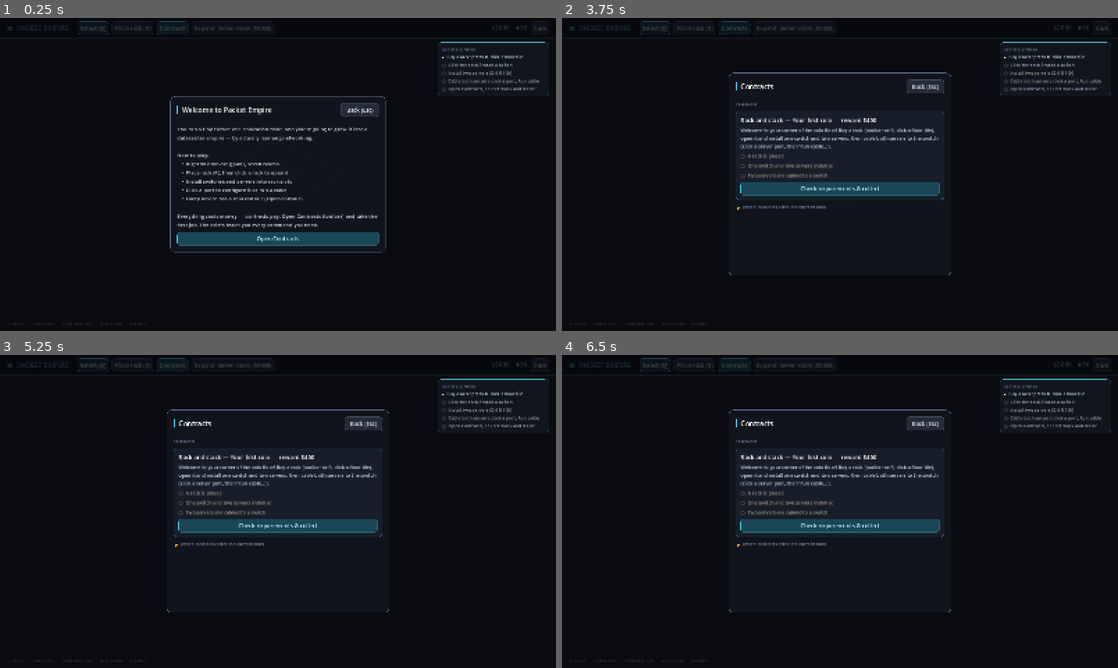
Above: before the commit, frames 1-4 (two rows, left to right).
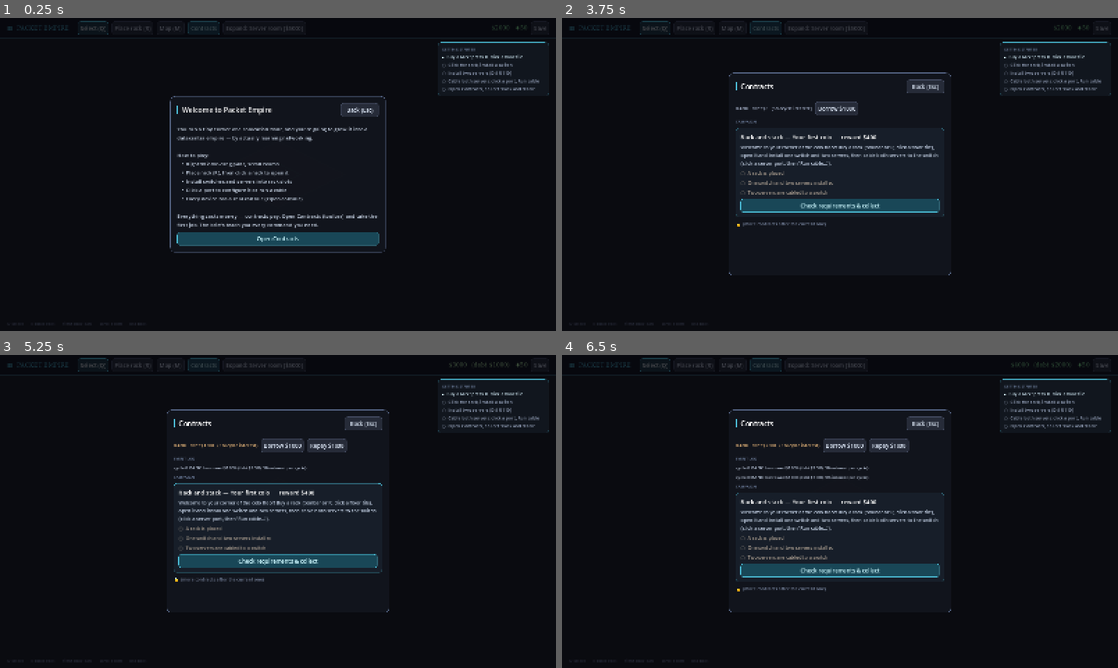
Above: after the commit, the same moments.

Repository: alukacs03/packet-empire
Game: Godot game, scene res://scenes/main.tscn
The game is run twice, just before and just after one commit, with the same random seed, the same clock (stepped at 60 frames per second) and the same inputs.
Inputs (mouse positions are in pixels of both pictures, inside the frame that each line leads up to):
- Up to frame 1 (0.25 s): no input
- Up to frame 2 (3.75 s): click (734, 27) at 0.5 s, where only the run after the commit has a clickable "Map (M)"; click "Select (Q)" at 1.25 s; click "Place rack (R)" at 2 s; click "Contracts" at 2.75 s; click "Open Contracts" at 3.5 s
- Up to frame 3 (5.25 s): click "Check requirements & collect" at 4.25 s; click (272, 445) at 5 s, where only the run after the commit has a clickable "Borrow $1000"
- Up to frame 4 (6.5 s): click (845, 445) at 5.75 s, where only the run after the commit has a clickable "Borrow $1000"

The runs differ from the first frame. In frame 1, 0.1% of the frame differs, in the area x 28-55%, y 0-6%; in frame 2, 5.7%; in frame 3, 6.7%, in the area x 28-91%, y 0-73%; in frame 4, 6.2%.

Commit message:
Bank loans, logical topology map, capstone contract
Bank: borrow in $1000 tranches (cap $10k), 5%/cycle interest,
insolvency bleeds reputation — managed from the Business screen, debt
in the HUD. Topology map (M): full-screen schematic of every rack,
device and cable — trunks orange, management purple, STP-blocked links
dashed red, device cards show addresses/VLANs and click through to the
device view. Capstone contract 'The big client' demands VLAN + NAT/BGP
internet + firewall policy + OSPF + managed switches in one
verification list for $5000. 129 checks.

Closes #31, Closes #32, Closes #33

Co-Authored-By: Claude Fable 5 <noreply@anthropic.com>
Claude-Session: https://claude.ai/code/session_01EKD4BHa7oP7MbaV92exfB1

Diff:
--- a/scripts/contracts.gd
+++ b/scripts/contracts.gd
@@ -162,9 +162,51 @@
 				{"d": "Cooling capacity covers power draw", "t": func() -> bool: return not Game.overheating()},
 			],
 		},
+		{
+			"id": "big_client",
+			"title": "The big client",
+			"customer": "Omega Holding",
+			"reward": 5000,
+			"brief": "Omega Holding audited you for a month. Their requirements read like everything you've learned: (1) their own VLAN 30 with a server on an access port; (2) a server at 10.30.0.10/24 that reaches the Internet (NAT or announced — your call); (3) a firewall rule explicitly protecting the 10.30.0.0/24 segment; (4) dynamic routing in the core (a live OSPF adjacency); (5) managed infrastructure — at least one switch with an addressed Management port. Deliver all five and they sign the biggest cheque you've seen.",
+			"reqs": [
+				{"d": "VLAN 30 with a connected access-port server", "t": func() -> bool: return _vlan_with_server(30)},
+				{"d": "10.30.0.10 reaches the Internet (8.8.8.8)", "t": func() -> bool: return _owner("10.30.0.10") != null and Sim.ping(_owner("10.30.0.10"), "8.8.8.8")["ok"]},
+				{"d": "Firewall rule protecting 10.30.0.0/24", "t": func() -> bool: return _fw_deny_covering("10.30.0.0", 24)},
+				{"d": "Live OSPF adjacency in the core", "t": func() -> bool: return _ospf_adjacency()},
+				{"d": "A switch with an addressed Management port", "t": func() -> bool: return _managed_switch()},
+			],
+		},
 	]
 
 # ---------- check helpers ----------
+
+static func _vlan_with_server(vid: int) -> bool:
+	for d in Game.all_devices():
+		if d.type != "switch" or not d.vlans.has(vid):
+			continue
+		for i: Net.Iface in d.ifaces:
+			if i.mode == "access" and i.untagged_vlan == vid:
+				var l := Game.link_at(i)
+				if l and l.other(i).dev.type == "server":
+					return true
+	return false
+
+static func _fw_deny_covering(prefix: String, plen: int) -> bool:
+	for d in Game.all_devices():
+		if d.type == "firewall":
+			for rule in d.acls:
+				if rule["action"] == "deny" and int(rule["dplen"]) >= plen \
+						and Net.same_subnet(rule["dst"], prefix, plen):
+					return true
+	return false
+
+static func _managed_switch() -> bool:
+	for d in Game.all_devices():
+		if d.type == "switch":
+			for i: Net.Iface in d.ifaces:
+				if i.name.begins_with("Management") and not i.ips.is_empty():
+					return true
+	return false
 
 static func _uplink_cabled() -> bool:
 	for d in Game.all_devices():
--- a/scripts/game.gd
+++ b/scripts/game.gd
@@ -50,6 +50,29 @@
 var contracts_done: Array = []
 var cycle := 0
 var reputation := 50  # 0-100; feeds customer budgets
+var debt := 0  # bank loan principal
+
+const LOAN_TRANCHE := 1000
+const LOAN_MAX := 10000
+const LOAN_RATE := 0.05  # per revenue cycle
+
+func borrow() -> bool:
+	if debt + LOAN_TRANCHE > LOAN_MAX:
+		return false
+	debt += LOAN_TRANCHE
+	money += LOAN_TRANCHE
+	log_event("BANK: borrowed $%d (debt $%d, %d%% interest per cycle)" % [LOAN_TRANCHE, debt, int(LOAN_RATE * 100)])
+	money_changed.emit()
+	return true
+
+func repay() -> bool:
+	var amount := mini(LOAN_TRANCHE, debt)
+	if amount <= 0 or money < amount:
+		return false
+	debt -= amount
+	money -= amount
+	money_changed.emit()
+	return true
 var events: Array = []  # operational event log (newest first)
 var incidents_seen := {}  # "srv|dev" -> true, one breach per exposed pair
 var offers: Array = []  # open marketplace offers
@@ -177,6 +200,11 @@
 	cycle += 1
 	var earned := 0
 	earned -= _security_sweep()
+	if debt > 0:
+		earned -= ceili(debt * LOAN_RATE)
+	if money < 0:
+		reputation = maxi(0, reputation - 2)
+		log_event("BANK: you are insolvent ($%d) — reputation is bleeding." % money)
 	if stage >= 1:  # colo includes power; your own room doesn't
 		earned -= power_draw() / 10
 	for c in Contracts.all():
@@ -433,7 +461,7 @@
 		link_data.append([l.a.dev.name, l.a.name, l.b.dev.name, l.b.name])
 	var f := FileAccess.open(save_path, FileAccess.WRITE)
 	f.store_string(JSON.stringify({"money": money, "stage": stage, "cycle": cycle,
-		"reputation": reputation,
+		"reputation": reputation, "debt": debt,
 		"events": events, "incidents_seen": incidents_seen, "counters": _counter,
 		"contracts_done": contracts_done, "offers": offers, "deals": deals,
 		"racks": rack_data, "devices": devs, "links": link_data}, "  "))
@@ -463,6 +491,7 @@
 	offers = data.get("offers", [])
 	cycle = int(data.get("cycle", 0))
 	reputation = int(data.get("reputation", 50))
+	debt = int(data.get("debt", 0))
 	events = data.get("events", [])
 	incidents_seen = data.get("incidents_seen", {})
 	deals = data.get("deals", [])
--- a/scripts/test_sim.gd
+++ b/scripts/test_sim.gd
@@ -503,5 +503,32 @@
 			found_sw_event = true
 	check(found_sw_event, "mgmt: exposed switch management triggers a security incident")
 
+	# --- loans ---
+	var money_b := Game.money
+	check(Game.borrow() and Game.money == money_b + 1000 and Game.debt == 1000, "bank: borrow lands a tranche")
+	Game.debt = 0
+	var d0_start := Game.money
+	Game.sla_tick()
+	var delta0 := Game.money - d0_start
+	Game.debt = 10000
+	var d1_start := Game.money
+	Game.sla_tick()
+	var delta1 := Game.money - d1_start
+	check(delta0 - delta1 == 500, "bank: interest bites exactly debt*rate (got %d)" % (delta0 - delta1))
+	Game.debt = 1000
+	check(Game.repay() and Game.debt == 0, "bank: repay clears the tranche")
+
+	# --- capstone contract ---
+	var sw_bb := _dev_named(sw2.name)
+	Game.add_vlan(sw_bb, 30, "omega")
+	Game.set_access_vlan(sw_bb.ifaces[2], 30)  # b2's port
+	Game.add_ip(_dev_named(web.name).ifaces[0], "10.30.0.10/24")
+	var fs2 := CLI.new_session(_dev_named(fw.name))
+	fs2.exec("en")
+	fs2.exec("conf t")
+	fs2.exec("acl deny any 10.30.0.0/24")
+	fs2.exec("end")
+	check(Game.try_complete_contract(_contract("big_client")), "capstone: the big client signs")
+
 	print("---- %d failures" % fails)
 	return fails
--- a/scripts/ui.gd
+++ b/scripts/ui.gd
@@ -46,6 +46,7 @@
 var if_cable_lbl: Label
 var if_cable_btn: Button
 
+var map_overlay: Control
 var welcome_overlay: Control
 var tutorial_panel: PanelContainer
 var tutorial_box: VBoxContainer
@@ -78,6 +79,7 @@
 	_build_if_overlay()
 	_build_contracts_overlay()
 	_build_welcome()
+	_build_map()
 	_build_tutorial()
 	Game.topology_changed.connect(_refresh_tutorial)
 	Game.money_changed.connect(_refresh_tutorial)
@@ -97,7 +99,8 @@
 		power = "   ⚡%dW / ❄%dW" % [Game.power_draw(), Game.cooling_capacity()]
 		if Game.overheating():
 			power += "  🔥 OVERHEATING"
-	money_lbl.text = "  $%d   ♦%d%s" % [Game.money, Game.reputation, power]
+	var debt_s := ("  (debt $%d)" % Game.debt) if Game.debt > 0 else ""
+	money_lbl.text = "  $%d%s   ♦%d%s" % [Game.money, debt_s, Game.reputation, power]
 	money_lbl.tooltip_text = "Money · Reputation (drives customer budgets) · Power/Cooling"
 	money_lbl.add_theme_color_override("font_color",
 		Color(1.0, 0.45, 0.35) if Game.overheating() else Color(0.55, 0.95, 0.6))
@@ -119,7 +122,7 @@
 
 func is_open() -> bool:
 	return rack_overlay.visible or dev_overlay.visible or if_overlay.visible \
-		or contracts_overlay.visible or welcome_overlay.visible
+		or contracts_overlay.visible or welcome_overlay.visible or map_overlay.visible
 
 # ---------- theme / widget helpers ----------
 
@@ -257,6 +260,10 @@
 		b.pressed.connect(func() -> void: get_parent().mode = m[1])
 		h.add_child(b)
 		mode_btns[m[1]] = b
+	var mapb := Button.new()
+	mapb.text = "Map (M)"
+	mapb.pressed.connect(toggle_map)
+	h.add_child(mapb)
 	var cb := Button.new()
 	cb.text = "Contracts"
 	_accent(cb)
@@ -706,6 +713,21 @@
 		Game.connect_ifaces(cur_if, targets[id])
 		_refresh_iface())
 
+# ---------- topology map ----------
+
+func _build_map() -> void:
+	map_overlay = _overlay()
+	map_overlay.add_child(UIW.TopoMap.new().setup(func(dev: Net.NDevice) -> void:
+		map_overlay.visible = false
+		cur_rack = Game.rack_of(dev)
+		open_dev(dev)))
+
+func toggle_map() -> void:
+	if map_overlay.visible:
+		map_overlay.visible = false
+	elif not is_open():
+		_show_overlay(map_overlay)
+
 # ---------- tutorial checklist ----------
 
 func _build_tutorial() -> void:
@@ -826,6 +848,26 @@
 	return h
 
 func _build_market_section() -> void:
+	var bank := HBoxContainer.new()
+	bank.add_theme_constant_override("separation", 10)
+	contracts_box.add_child(bank)
+	bank.add_child(_label("BANK   debt $%d   (%d%%/cycle interest)" % [Game.debt, int(Game.LOAN_RATE * 100)],
+		13, Color(0.7, 0.75, 0.85) if Game.debt == 0 else Color(0.95, 0.75, 0.5)))
+	var borrow := Button.new()
+	borrow.text = "Borrow $%d" % Game.LOAN_TRANCHE
+	borrow.disabled = Game.debt + Game.LOAN_TRANCHE > Game.LOAN_MAX
+	borrow.pressed.connect(func() -> void:
+		Game.borrow()
+		_refresh_contracts())
+	bank.add_child(borrow)
+	if Game.debt > 0:
+		var repay := Button.new()
+		repay.text = "Repay $%d" % mini(Game.LOAN_TRANCHE, Game.debt)
+		repay.disabled = Game.money < mini(Game.LOAN_TRANCHE, Game.debt)
+		repay.pressed.connect(func() -> void:
+			Game.repay()
+			_refresh_contracts())
+		bank.add_child(repay)
 	if not Game.events.is_empty():
 		contracts_box.add_child(_section("EVENT LOG"))
 		for ev in Game.events.slice(0, 4):
@@ -1078,6 +1120,8 @@
 				close_dev()
 				if cur_rack:
 					_show_overlay(rack_overlay)
+		elif map_overlay.visible:
+			map_overlay.visible = false
 		elif welcome_overlay.visible:
 			welcome_overlay.visible = false
 		elif contracts_overlay.visible:
--- a/scripts/ui_widgets.gd
+++ b/scripts/ui_widgets.gd
@@ -15,6 +15,100 @@
 	var f := SystemFont.new()
 	f.font_names = PackedStringArray(["Menlo", "Consolas", "monospace"])
 	return f
+
+# ================================================================ TopoMap ==
+
+class TopoMap extends Control:
+	var on_dev: Callable  # (Net.NDevice)
+	var _mono: SystemFont
+	var _nodes := {}  # Net.NDevice -> Rect2
+
+	func setup(cb: Callable) -> TopoMap:
+		on_dev = cb
+		_mono = UIW.mono_font()
+		mouse_filter = Control.MOUSE_FILTER_STOP
+		set_anchors_preset(Control.PRESET_FULL_RECT)
+		return self
+
+	func _process(_dt: float) -> void:
+		if visible:
+			queue_redraw()
+
+	func _gui_input(e: InputEvent) -> void:
+		if e is InputEventMouseButton and e.pressed and e.button_index == MOUSE_BUTTON_LEFT:
+			for dev in _nodes:
+				if _nodes[dev].has_point(e.position):
+					on_dev.call(dev)
+					return
+
+	func _dev_info(dev: Net.NDevice) -> String:
+		var bits: Array = []
+		for i: Net.Iface in dev.ifaces:
+			for cidr: String in i.ips:
+				bits.append(cidr)
+				if bits.size() >= 2:
+					return ", ".join(PackedStringArray(bits))
+		if dev.type == "switch":
+			var vids := dev.vlans.keys()
+			vids.sort()
+			return "vlans " + ",".join(PackedStringArray(vids.map(func(v): return str(v))))
+		return ", ".join(PackedStringArray(bits))
+
+	func _draw() -> void:
+		_nodes.clear()
+		draw_rect(Rect2(Vector2.ZERO, size), Color(0.04, 0.05, 0.08, 0.9))
+		var title_c := Color(0.5, 0.85, 0.95)
+		draw_string(_mono, Vector2(30, 40), "LOGICAL TOPOLOGY", HORIZONTAL_ALIGNMENT_LEFT, -1, 18, title_c)
+		draw_string(_mono, Vector2(30, 62), "click a device to open it · M or Esc to close",
+			HORIZONTAL_ALIGNMENT_LEFT, -1, 12, Color(0.5, 0.55, 0.65))
+		# layout racks on their floor grid
+		for r in Game.racks:
+			var origin := Vector2(40 + r.tile.x * 250, 95 + r.tile.y * 260)
+			var filled: Array = []
+			for d in r.slots:
+				if d:
+					filled.append(d)
+			var box := Rect2(origin, Vector2(215, 34 + filled.size() * 40 + 8))
+			draw_rect(box, Color(0.09, 0.1, 0.14))
+			draw_rect(box, Color(0.3, 0.34, 0.44), false, 1.0)
+			draw_string(_mono, origin + Vector2(10, 22), "▤ " + r.name, HORIZONTAL_ALIGNMENT_LEFT, -1, 13, Color(0.75, 0.8, 0.9))
+			var y := origin.y + 34
+			for d in filled:
+				_nodes[d] = Rect2(origin.x + 8, y, 199, 36)
+				y += 40
+		# links under nodes
+		for l in Game.links:
+			if not _nodes.has(l.a.dev) or not _nodes.has(l.b.dev):
+				continue
+			var pa: Vector2 = _nodes[l.a.dev].get_center()
+			var pb: Vector2 = _nodes[l.b.dev].get_center()
+			var col := Color(0.35, 0.7, 0.65, 0.8)
+			var blocked := false
+			if l.a.dev.type == "switch" and l.b.dev.type == "switch":
+				col = Color(1.0, 0.62, 0.2, 0.85)
+				blocked = Sim.stp_blocked(l.a) or Sim.stp_blocked(l.b)
+			if l.a.name.begins_with("Management") or l.b.name.begins_with("Management"):
+				col = Color(0.75, 0.55, 0.95, 0.85)
+			if blocked:
+				var n := 14
+				for k in n:
+					if k % 2 == 0:
+						draw_line(pa.lerp(pb, float(k) / n), pa.lerp(pb, float(k + 1) / n),
+							Color(0.9, 0.4, 0.35, 0.9), 2.0)
+			else:
+				draw_line(pa, pb, col, 2.0)
+		# nodes on top
+		for dev: Net.NDevice in _nodes:
+			var rect: Rect2 = _nodes[dev]
+			var col: Color = UIW.TYPE_COLORS.get(dev.type, Color(0.5, 0.5, 0.6))
+			draw_rect(rect, col.darkened(0.65))
+			draw_rect(rect, col if dev.status == "active" else Color(0.6, 0.3, 0.3), false, 1.5)
+			draw_string(_mono, rect.position + Vector2(8, 15), dev.name, HORIZONTAL_ALIGNMENT_LEFT, -1, 12, Color.WHITE)
+			draw_string(_mono, rect.position + Vector2(8, 29), _dev_info(dev), HORIZONTAL_ALIGNMENT_LEFT, -1, 9, col.lightened(0.3))
+		# legend
+		var ly := size.y - 26
+		draw_string(_mono, Vector2(30, ly), "— host link   — trunk/inter-switch   ┄ STP blocked   — management",
+			HORIZONTAL_ALIGNMENT_LEFT, -1, 11, Color(0.5, 0.55, 0.65))
 
 # ================================================================ RackSlot ==
 
--- a/scripts/world.gd
+++ b/scripts/world.gd
@@ -58,6 +58,8 @@
 				mode = Mode.SELECT
 			KEY_R:
 				mode = Mode.PLACE_RACK
+			KEY_M:
+				ui.toggle_map()
 			KEY_ESCAPE:
 				mode = Mode.SELECT
 	elif e is InputEventMouseButton and e.pressed and e.button_index == MOUSE_BUTTON_LEFT:
